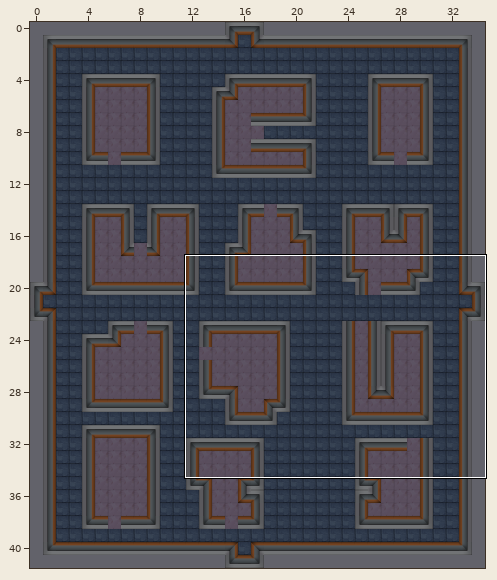
Two states of a Tiled map, assets/resAsset/tileMap/map/map01.tmx. Above, an overview of the earlier version with the close-up marked.
Close-up. As it was:
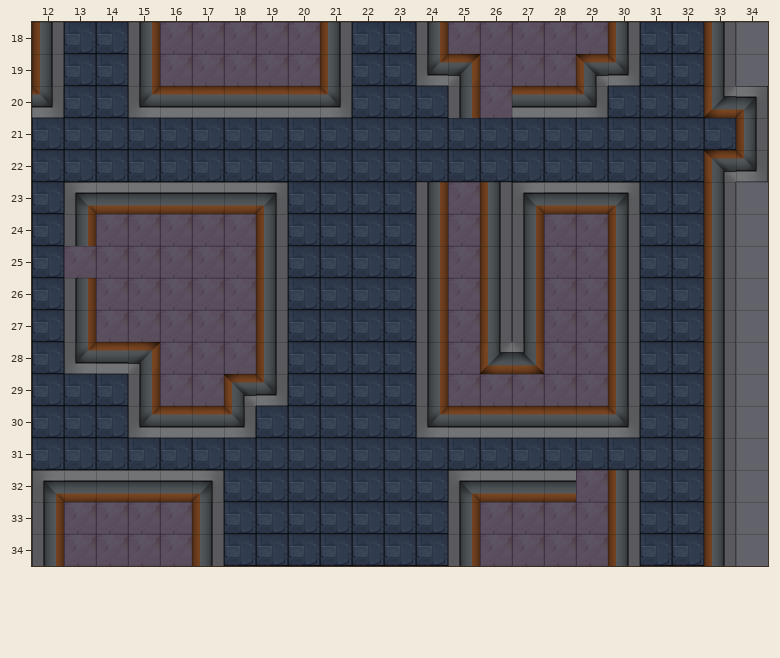
Cells are 64x64 px. Shown: x 12..34, y 18..34. The commit also changed other parts of the map, which this record leaves out.
The result:
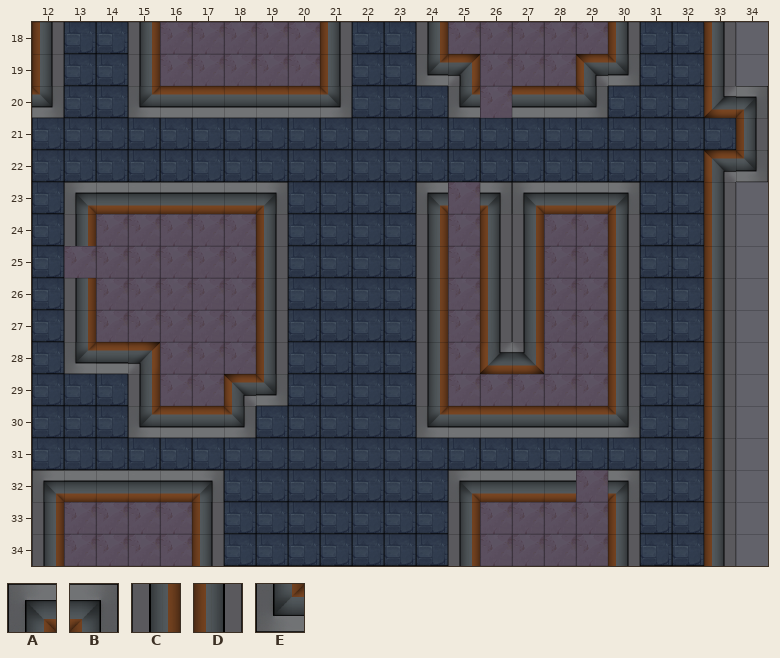
Key: from "map1": A 0, B 2, C 5, D 7, E 10.
_ is an empty cell.
Difference:
Layer "map":
Tile A replaces tile C in row 23 at x 24.
Tile B replaces tile D in row 23 at x 26; in row 32 at x 30.
Tile E replaces tile C in row 20 at x 25.
Where, in picture pixels (left, top, right, bottom), the same in both close-ups:
changed: (448, 86, 480, 118)
changed: (416, 182, 448, 214)
changed: (480, 182, 512, 214)
changed: (608, 470, 640, 502)
